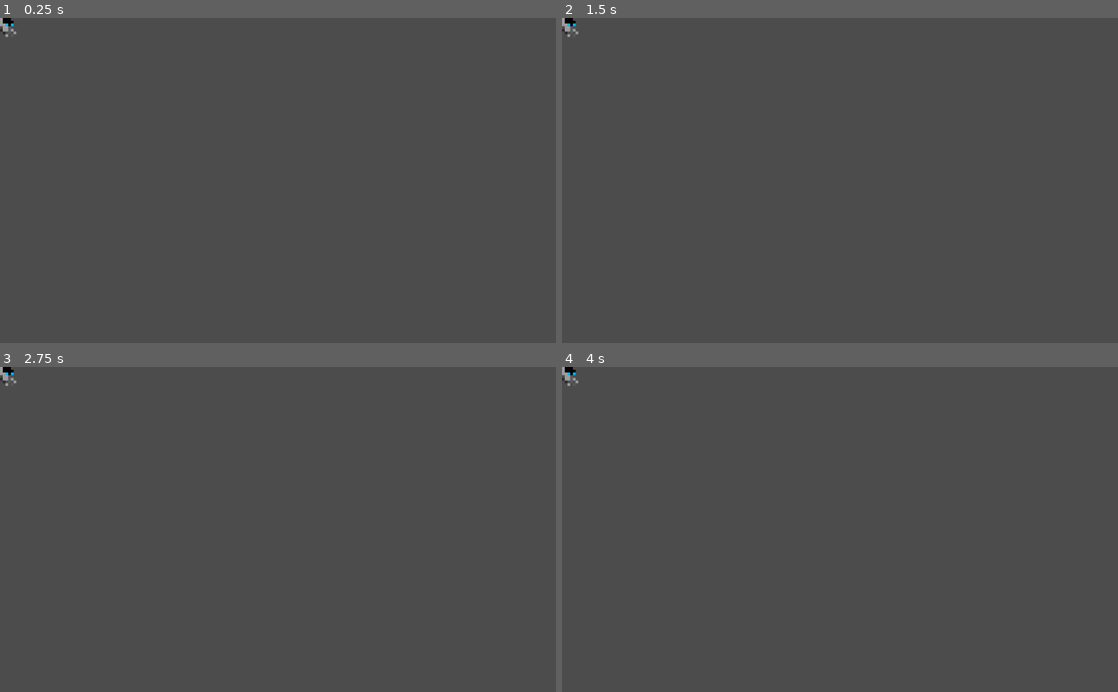
Above: before the commit, frames 1-4 (two rows, left to right).
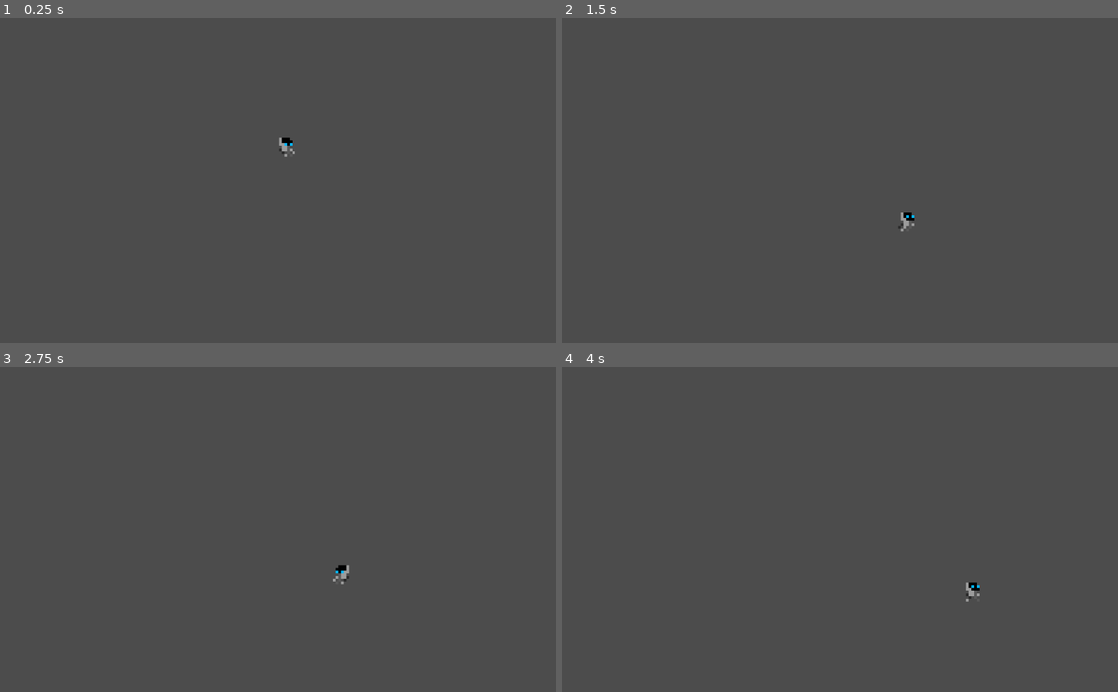
Above: after the commit, the same moments.

Repository: RJPrinceNZ/Boxel_Game
Game: Godot game, scene res://levels/test_world.tscn
Same seed, same stepped clock (60 frames per second), same inputs: the game is played once before the commit and once after it. The project has no main scene, so this scene is started directly.
Inputs:
- Up to frame 1 (0.25 s): no input
- Up to frame 2 (1.5 s): hold D (right) from 0.53 s (still down); tap W (up) at 0.6, 0.77, 1.07, 1.35 s
- Up to frame 3 (2.75 s): tap W (up) at 1.52, 1.82, 2.1 s; release D (right) at 2.03 s; hold A (left) from 2.03 s (still down)
- Up to frame 4 (4 s): release A (left) at 2.78 s; hold D (right) from 2.78 s (still down); tap W (up) at 2.85, 3.02, 3.32, 3.6, 3.77 s

The runs differ from the first frame. In frame 1, 0.2% of the frame differs, in the area x 0-53%, y 0-43%; in frame 2, 0.2%; in frame 3, 0.2%; in frame 4, 0.2%.

Commit message:
Animation_near_completion
Hitbox_problems

Diff:
--- a/levels/test_world.tscn
+++ b/levels/test_world.tscn
@@ -1,8 +1,17 @@
-[gd_scene load_steps=2 format=2]
+[gd_scene load_steps=3 format=2]
 
 [ext_resource path="res://player/Player.tscn" type="PackedScene" id=1]
+
+[sub_resource type="RectangleShape2D" id=1]
+extents = Vector2( 520, 23 )
 
 [node name="test_world" type="Node"]
 
 [node name="Player" parent="." instance=ExtResource( 1 )]
-position = Vector2( 10, 15 )
+position = Vector2( 524, 223 )
+
+[node name="StaticBody2D" type="StaticBody2D" parent="."]
+
+[node name="CollisionShape2D" type="CollisionShape2D" parent="StaticBody2D"]
+position = Vector2( 515, 456 )
+shape = SubResource( 1 )
--- a/player/Player.gd
+++ b/player/Player.gd
@@ -1,12 +1,15 @@
 extends KinematicBody2D
 var animation_timer_fin = true
 export (int) var speed = 120
-export (int) var jump_speed = 180
+export (int) var jump_speed = -180
 export (int) var gravity = 400
+export (float) var friction = 10
+export (float) var acceration = 25
+
 
 var velocity = Vector2.ZERO
 
-enum state {IDLE, WALKING, JUMP}
+enum state {IDLE, WALKING, STARTJUMP, JUMP_MID, FALL, JUMP, JUMPFINISH}
 
 onready var player_state = state.IDLE
 
@@ -17,18 +20,50 @@
 	animation_timer_fin = true
 
 func update_animation(anim):
-	$AnimationPlayer.play(anim)
+	if velocity.x > 0:
+		$Sprite.flip_h = false
+	if velocity.x < 0:
+		$Sprite.flip_h = true
+	match(anim):
+		state.FALL:
+			$AnimationPlayer.play("FALL")
+		state.IDLE:
+			$AnimationPlayer.play("IDLE")
+		state.WALKING:
+			$AnimationPlayer.play("WALK")
+		state.JUMP:
+			$AnimationPlayer.play("JUMP")
 
-func handle_state(state):
-	pass
+func handle_state(player_state):
+	match(player_state):
+		state.STARTJUMP:
+			velocity.y = jump_speed
 
 func get_input():
 	var dir = Input.get_action_strength("right") - Input.get_action_strength("left")
 	if dir != 0:
-		velocity.x = move_toward(velocity.x, dir/speed, speed)
+		velocity.x = move_toward(velocity.x, dir*speed, acceration)
 	else:
-		velocity.x = move_toward(velocity.x, 0, 0)
+		velocity.x = move_toward(velocity.x, 0, friction)
 func _physics_process(delta):
 	get_input()
-	if velocity.x == 0:
+	if velocity == Vector2.ZERO:
 		player_state = state.IDLE
+	if Input.is_action_just_pressed("up") and is_on_floor():
+		player_state = state.STARTJUMP
+	elif velocity.x != 0:
+		player_state = state.WALKING
+
+	if not is_on_floor():
+		if velocity.y < 0:
+			player_state = state.JUMP
+		if velocity.y == 0:
+			player_state = state.JUMP_MID
+		if velocity.y > 0:
+			player_state = state.FALL
+
+	handle_state(player_state)
+	update_animation(player_state)
+
+	velocity.y += gravity * delta
+	velocity = move_and_slide(velocity, Vector2.UP)
--- a/player/Player.tscn
+++ b/player/Player.tscn
@@ -1,10 +1,25 @@
-[gd_scene load_steps=9 format=2]
+[gd_scene load_steps=11 format=2]
 
 [ext_resource path="res://robot_player_all_animations.png" type="Texture" id=1]
 [ext_resource path="res://player/Player.gd" type="Script" id=2]
 
 [sub_resource type="RectangleShape2D" id=1]
 extents = Vector2( 12.5, 17.5 )
+
+[sub_resource type="Animation" id=8]
+resource_name = "FALL"
+tracks/0/type = "value"
+tracks/0/path = NodePath("Sprite:frame")
+tracks/0/interp = 1
+tracks/0/loop_wrap = true
+tracks/0/imported = false
+tracks/0/enabled = true
+tracks/0/keys = {
+"times": PoolRealArray( 0 ),
+"transitions": PoolRealArray( 1 ),
+"update": 1,
+"values": [ 15 ]
+}
 
 [sub_resource type="Animation" id=2]
 resource_name = "IDLE"
@@ -44,6 +59,21 @@
 "transitions": PoolRealArray( 1 ),
 "update": 0,
 "values": [ Vector2( 1, 1 ) ]
+}
+
+[sub_resource type="Animation" id=9]
+resource_name = "JUMP"
+tracks/0/type = "value"
+tracks/0/path = NodePath("Sprite:frame")
+tracks/0/interp = 1
+tracks/0/loop_wrap = true
+tracks/0/imported = false
+tracks/0/enabled = true
+tracks/0/keys = {
+"times": PoolRealArray( 0 ),
+"transitions": PoolRealArray( 1 ),
+"update": 1,
+"values": [ 13 ]
 }
 
 [sub_resource type="Animation" id=3]
@@ -111,22 +141,25 @@
 }
 
 [node name="Player" type="KinematicBody2D"]
-position = Vector2( -1, -1 )
+position = Vector2( -2, -2 )
 script = ExtResource( 2 )
 
 [node name="Sprite" type="Sprite" parent="."]
+position = Vector2( -0.5, -0.5 )
 scale = Vector2( 5, 5 )
 texture = ExtResource( 1 )
 hframes = 6
 vframes = 7
-frame = 16
+frame = 15
 
 [node name="CollisionShape2D" type="CollisionShape2D" parent="."]
-position = Vector2( 2.5, 2.5 )
+position = Vector2( 2, 2 )
 shape = SubResource( 1 )
 
 [node name="AnimationPlayer" type="AnimationPlayer" parent="."]
+anims/FALL = SubResource( 8 )
 anims/IDLE = SubResource( 2 )
+anims/JUMP = SubResource( 9 )
 anims/JUMP_END = SubResource( 3 )
 anims/JUMP_MID = SubResource( 4 )
 anims/JUMP_START = SubResource( 5 )
--- a/project.godot
+++ b/project.godot
@@ -36,6 +36,7 @@
 up={
 "deadzone": 0.5,
 "events": [ Object(InputEventKey,"resource_local_to_scene":false,"resource_name":"","device":0,"alt":false,"shift":false,"control":false,"meta":false,"command":false,"pressed":false,"scancode":87,"physical_scancode":0,"unicode":0,"echo":false,"script":null)
+, Object(InputEventKey,"resource_local_to_scene":false,"resource_name":"","device":0,"alt":false,"shift":false,"control":false,"meta":false,"command":false,"pressed":false,"scancode":32,"physical_scancode":0,"unicode":0,"echo":false,"script":null)
  ]
 }
 left={
